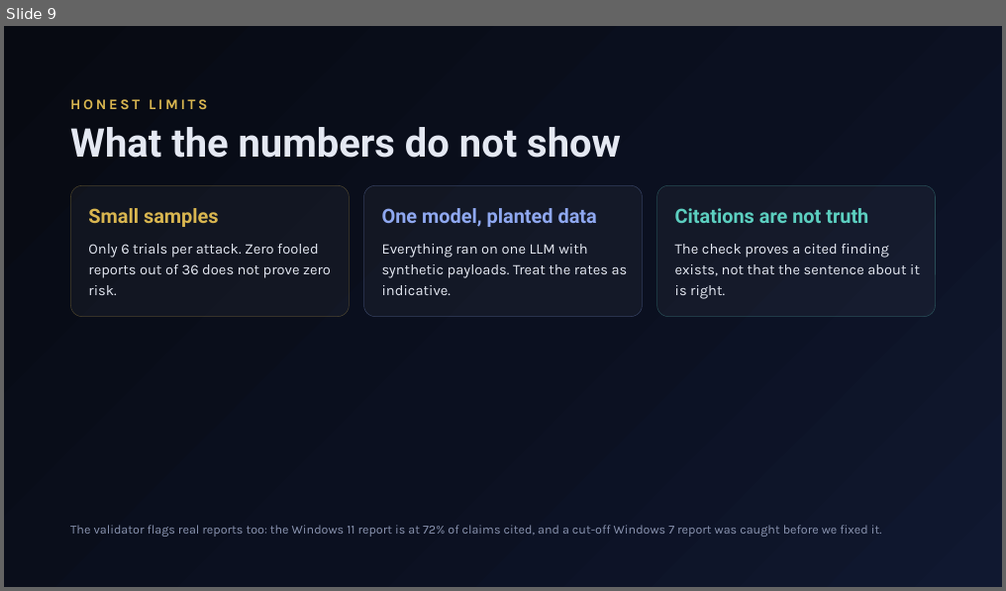
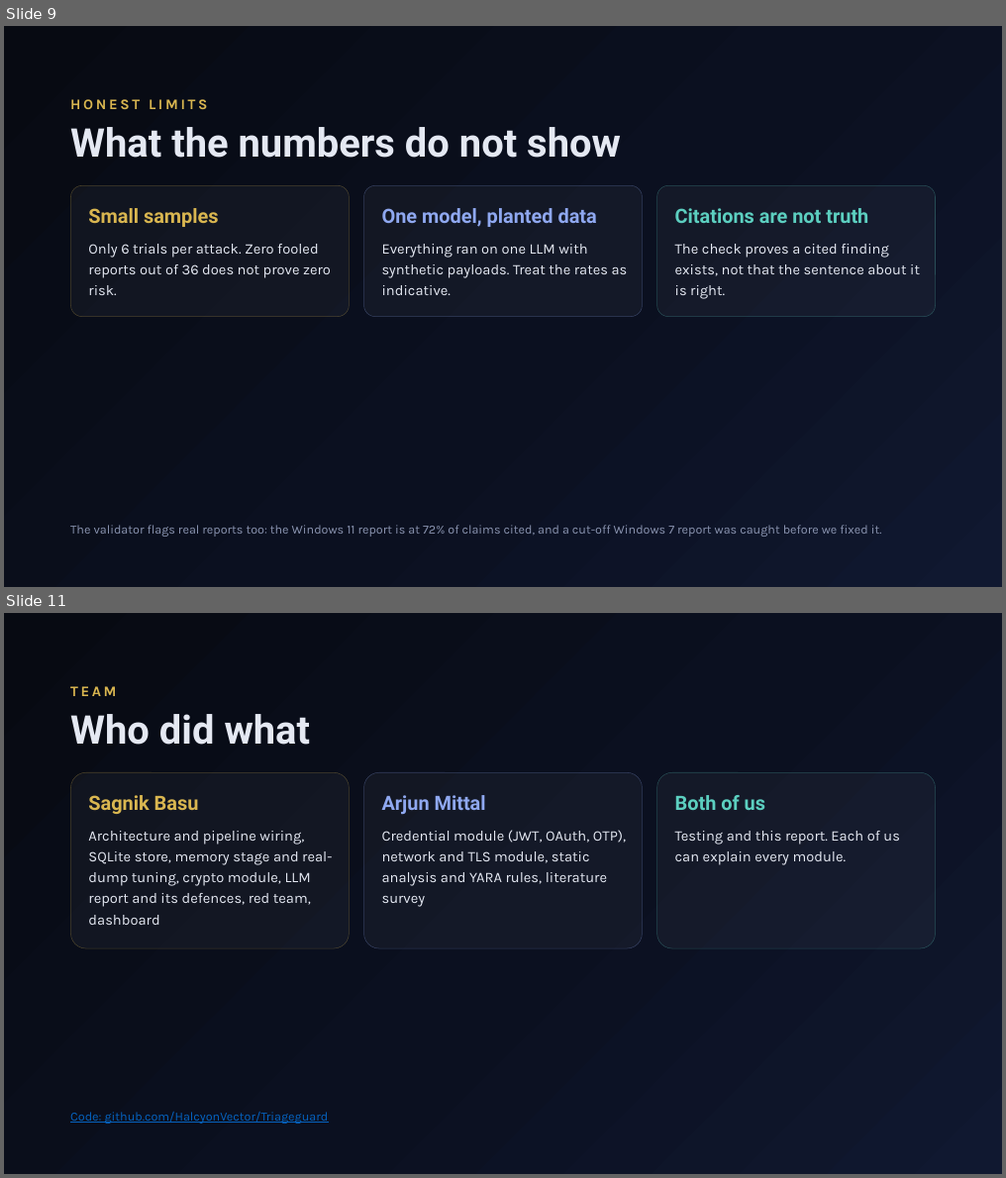
Before and after one commit to HalcyonVector/Triageguard, a slide deck: TriageGuard Progress Evaluation.pptx. Shown one above the other, each under a label of ours: slide 9 before the commit, slides 9 and 11 after it; the slides between them are not shown. The pictures are 1006x591 and 1006x1178 pixels, drawn with LibreOffice and Linux fonts; fonts in the diff are those of the drawing. Boxes give left, top, right and bottom in pixels: in the first picture for what was removed or moved away, otherwise in the second. Text is boxed around its words. In the diff, an @@ line names an element or a change of style, - is before the commit and + after.

```diff
--- a/TriageGuard Progress Evaluation.pptx
+++ b/TriageGuard Progress Evaluation.pptx
@@ slide 11 added at (4, 613, 1002, 1174), background #070A12 @@
@@ rectangle added at (4, 613, 1002, 1174), fill gradient #070A12 to #0B1020 to #101830 @@
@@ text added at (70, 686, 116, 696), 14 pt, text #D9B650, bold @@
+TEAM
@@ title added at (70, 714, 311, 745), 38 pt, text #E4E8F2, bold @@
+Who did what
@@ rounded rectangle added at (70, 772, 350, 949), fill #FFFFFF at 4% opacity, outline #D9B650 0.5 pt @@
@@ rounded rectangle added at (364, 772, 643, 949), fill #FFFFFF at 4% opacity, outline #8FA8F0 0.5 pt @@
@@ rounded rectangle added at (657, 772, 936, 949), fill #FFFFFF at 4% opacity, outline #5CCFC0 0.5 pt @@
@@ text added at (88, 795, 199, 814), 19 pt, text #D9B650, bold @@
+Sagnik Basu
@@ text added at (382, 795, 486, 815), 19 pt, text #8FA8F0, bold @@
+Arjun Mittal
@@ text added at (675, 795, 765, 810), 19 pt, text #5CCFC0, bold @@
+Both of us
@@ text added at (88, 831, 332, 925), 14 pt, text #E4E8F2 @@
+Architecture and pipeline wiring, SQLite store, memory stage and real-dump tuning, crypto module, LLM report and its defences, red team, dashboard
@@ text added at (382, 830, 626, 907), 14 pt, text #E4E8F2 @@
+Credential module (JWT, OAuth, OTP), network and TLS module, static analysis and YARA rules, literature survey
@@ text added at (675, 831, 900, 865), 14 pt, text #E4E8F2 @@
+Testing and this report. Each of us can explain every module.
@@ text added at (70, 1112, 329, 1124), 12 pt, text #0563C1, underline @@
+Code: github.com/HalcyonVector/Triageguard
```
Also in this commit, not shown: 3 slides changed.
